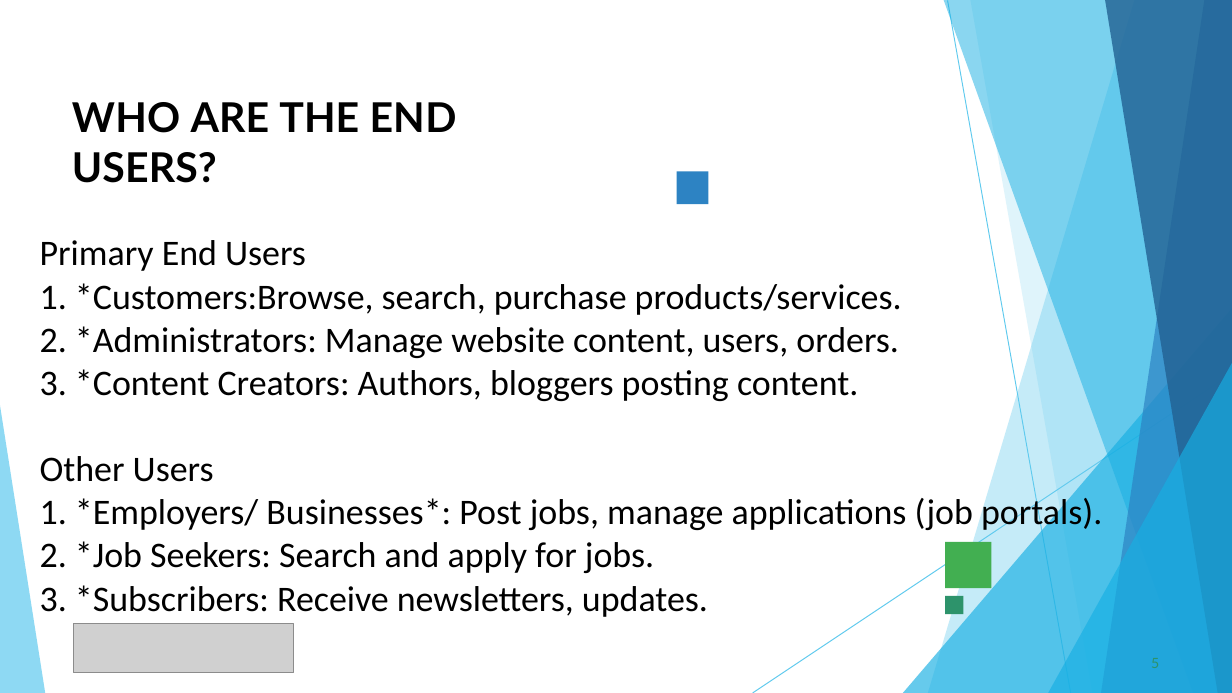
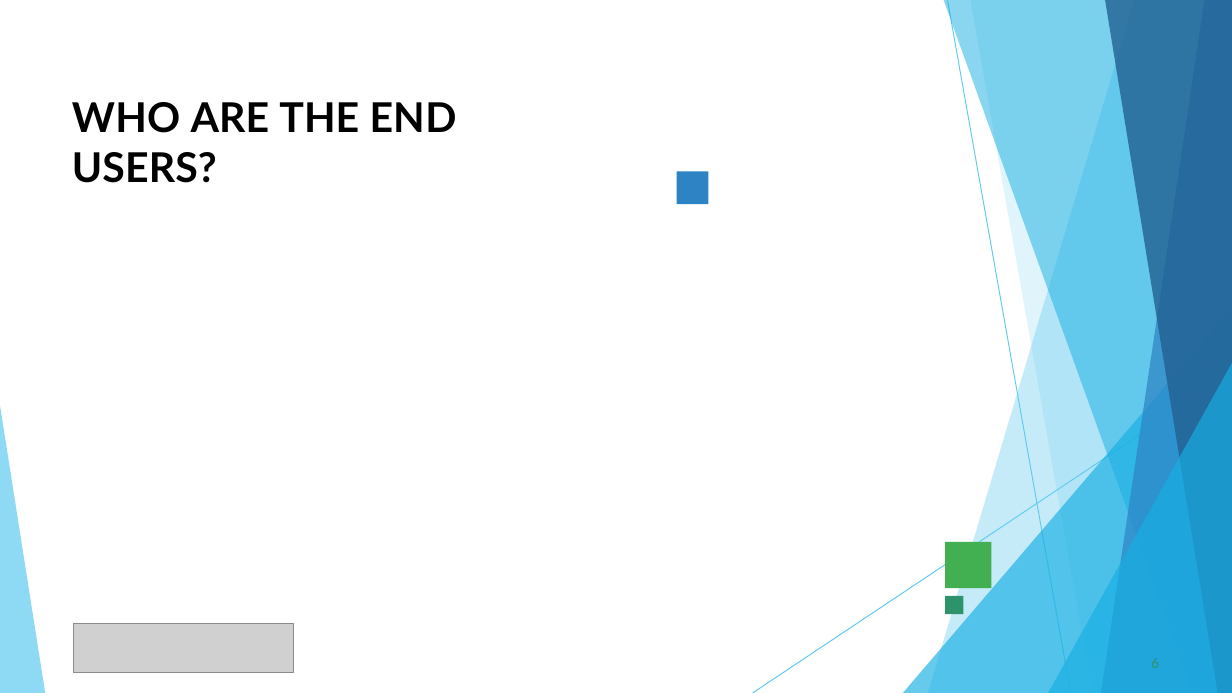
Before and after one commit to supriyasuresh2406-png/Supriya-s, a slide deck: slide 6 of PPT FWD TNSDC 2025 (2).pptx (slide 5 before the commit). Drawn at 1232x693 pixels with LibreOffice and Linux fonts; fonts in the diff are those of the drawing; grey boxes stand for pictures. Boxes give left, top, right and bottom in pixels: in the first picture for what was removed or moved away, otherwise in the second. Text is boxed around its words. In the diff, an @@ line names an element or a change of style, - is before the commit and + after.

```diff
--- a/PPT FWD TNSDC 2025 (2).pptx
+++ b/PPT FWD TNSDC 2025 (2).pptx
@@ text removed at (40, 240, 1102, 617) @@
-Primary End Users
-1. *Customers:Browse, search, purchase products/services.
-2. *Administrators: Manage website content, users, orders.
-3. *Content Creators: Authors, bloggers posting content.
-Other Users
-1. *Employers/ Businesses*: Post jobs, manage applications (job portals).
-2. *Job Seekers: Search and apply for jobs.
-3. *Subscribers: Receive newsletters, updates.
```
Also in this commit, not shown: 7 other slides changed, 3 slides added, 2 slides removed.
